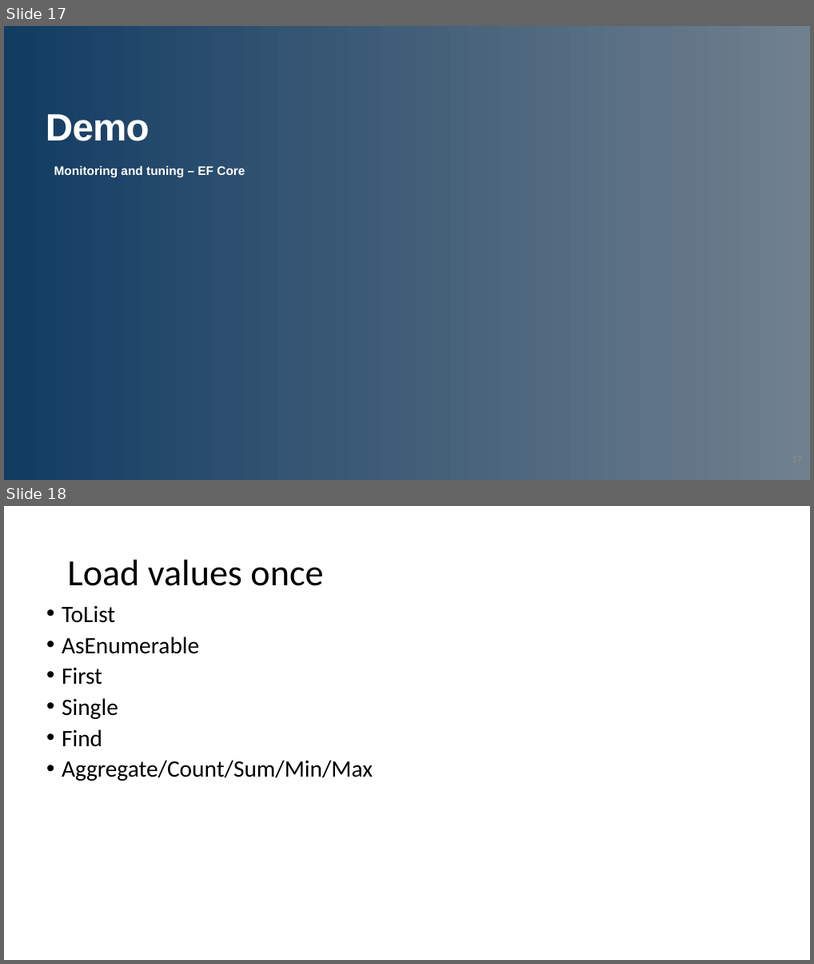
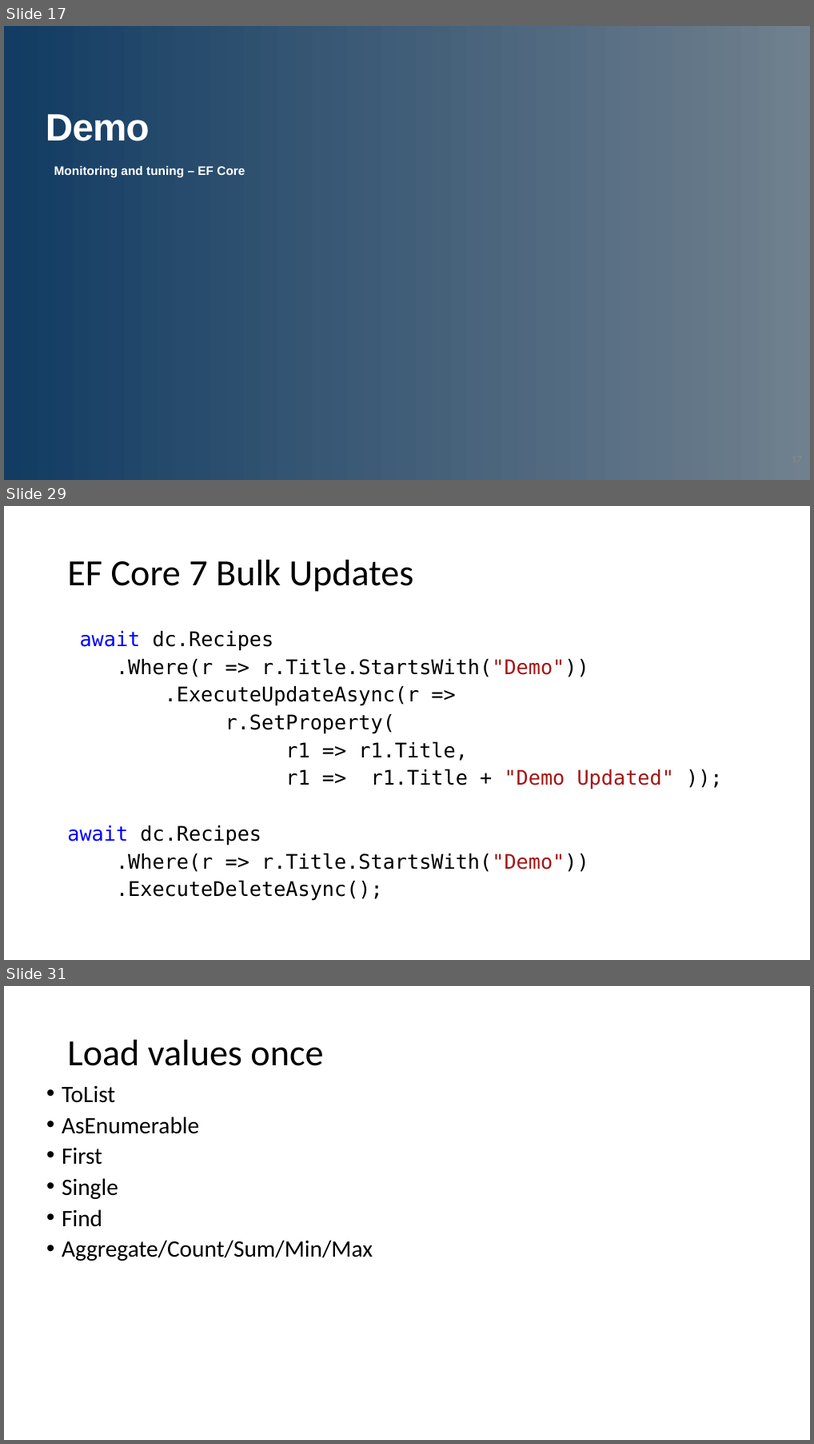
Before and after one commit to jwooley/RecipeWebApi, a slide deck: EFPerf.pptx. Shown one above the other, each under a label of ours: slides 17 and 18 before the commit, slides 17, 29 and 31 after it; the slides between them are not shown. The pictures are 814x964 and 814x1444 pixels, drawn with LibreOffice and Linux fonts; fonts in the diff are those of the drawing; background and template pictures are left out. Boxes give left, top, right and bottom in pixels: in the first picture for what was removed or moved away, otherwise in the second. Text is boxed around its words. In the diff, an @@ line names an element or a change of style, - is before the commit and + after.

Commit message:
Updating slides for EF Core enhancements

```diff
--- a/EFPerf.pptx
+++ b/EFPerf.pptx
@@ slide 29 added at (x1=4, y1=506, x2=810, y2=960), background #FFFFFF @@
@@ title added at (x1=67, y1=560, x2=414, y2=592), 33 pt, text #000000 @@
+EF Core 7 Bulk Updates
@@ text added at (x1=67, y1=631, x2=674, y2=900), 18 pt, text #000000 @@
+await dc.Recipes
+.Where(r => r.Title.StartsWith("Demo"))
+.ExecuteUpdateAsync(r =>
+r.SetProperty(
+r1 => r1.Title,
+r1 => r1.Title + "Demo Updated" ));
+await dc.Recipes
+.Where(r => r.Title.StartsWith("Demo"))
+.ExecuteDeleteAsync();
@@ what was slide 18 is now slide 31 @@
```
Also in this commit, not shown: 1 slide changed, 12 other slides added.
